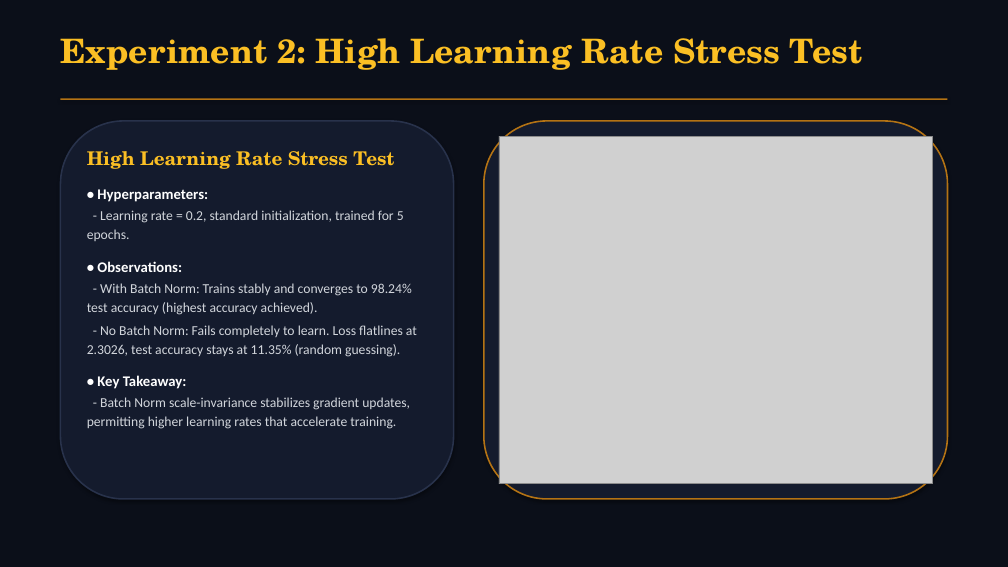
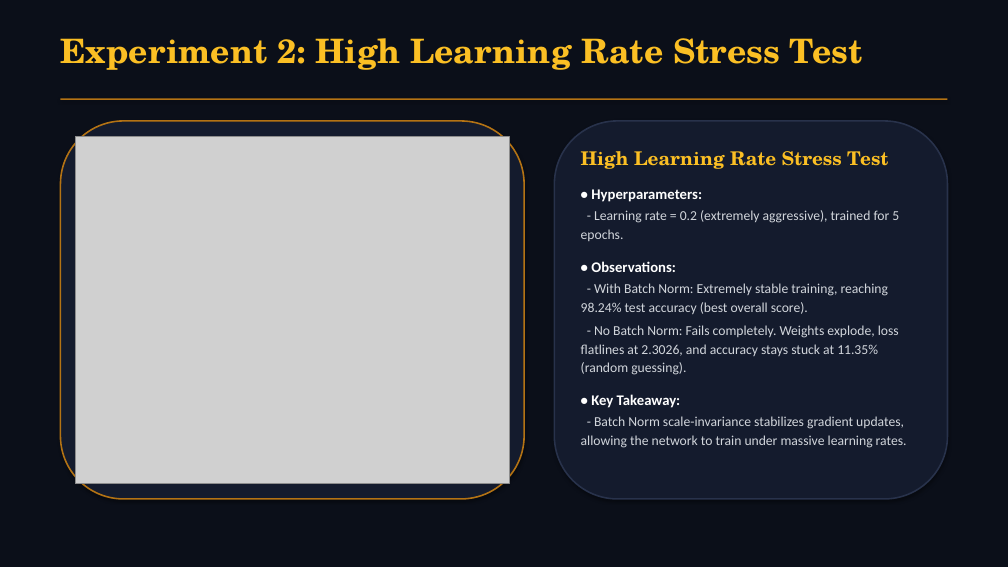
Before and after one commit to WhySeriousKaif/CNN-Group-3-Project, a slide deck: slide 10 of presentation.pptx. Drawn at 1008x567 pixels with LibreOffice and Linux fonts; fonts in the diff are those of the drawing; grey boxes stand for pictures. Boxes give left, top, right and bottom in pixels: in the first picture for what was removed or moved away, otherwise in the second. Text is boxed around its words. In the diff, an @@ line names an element or a change of style, - is before the commit and + after.

```diff
--- a/presentation.pptx
+++ b/presentation.pptx
@@ rounded rectangle: place and size @@
-rounded rectangle at [60,121,454,499]
+rounded rectangle at [60,121,524,499]
@@ rounded rectangle at [60,121,524,499]: outline #28324B 1.5 pt to #B47314 1.5 pt @@
@@ picture: place and size @@
-picture at [499,136,932,484]
+picture at [76,136,509,484]
@@ rounded rectangle: place and size @@
-rounded rectangle at [484,121,948,499]
+rounded rectangle at [554,121,948,499]
@@ rounded rectangle at [554,121,948,499]: outline #B47314 1.5 pt to #28324B 1.5 pt @@
@@ text "High Learning Rate Stress Test": place and size @@
-text "High Learning Rate Stress Test" at [87,151,417,429]
+text "High Learning Rate Stress Test" at [581,151,907,448]
@@ text at [581,210,899,241]: text changed @@
-- Learning rate = 0.2, standard initialization, trained for 5 epochs.
+- Learning rate = 0.2 (extremely aggressive), trained for 5 epochs.
@@ text at [581,283,899,375]: text changed @@
-- With Batch Norm: Trains stably and converges to 98.24% test accuracy (highest accuracy achieved).
-- No Batch Norm: Fails completely to learn. Loss flatlines at 2.3026, test accuracy stays at 11.35% (random guessing).
+- With Batch Norm: Extremely stable training, reaching 98.24% test accuracy (best overall score).
+- No Batch Norm: Fails completely. Weights explode, loss flatlines at 2.3026, and accuracy stays stuck at 11.35% (random guessing).
@@ text at [581,416,907,448]: text changed @@
-- Batch Norm scale-invariance stabilizes gradient updates, permitting higher learning rates that accelerate training.
+- Batch Norm scale-invariance stabilizes gradient updates, allowing the network to train under massive learning rates.
```
Also in this commit, not shown: 13 other slides changed, 1 slide added, 1 slide removed, 1 other file.
